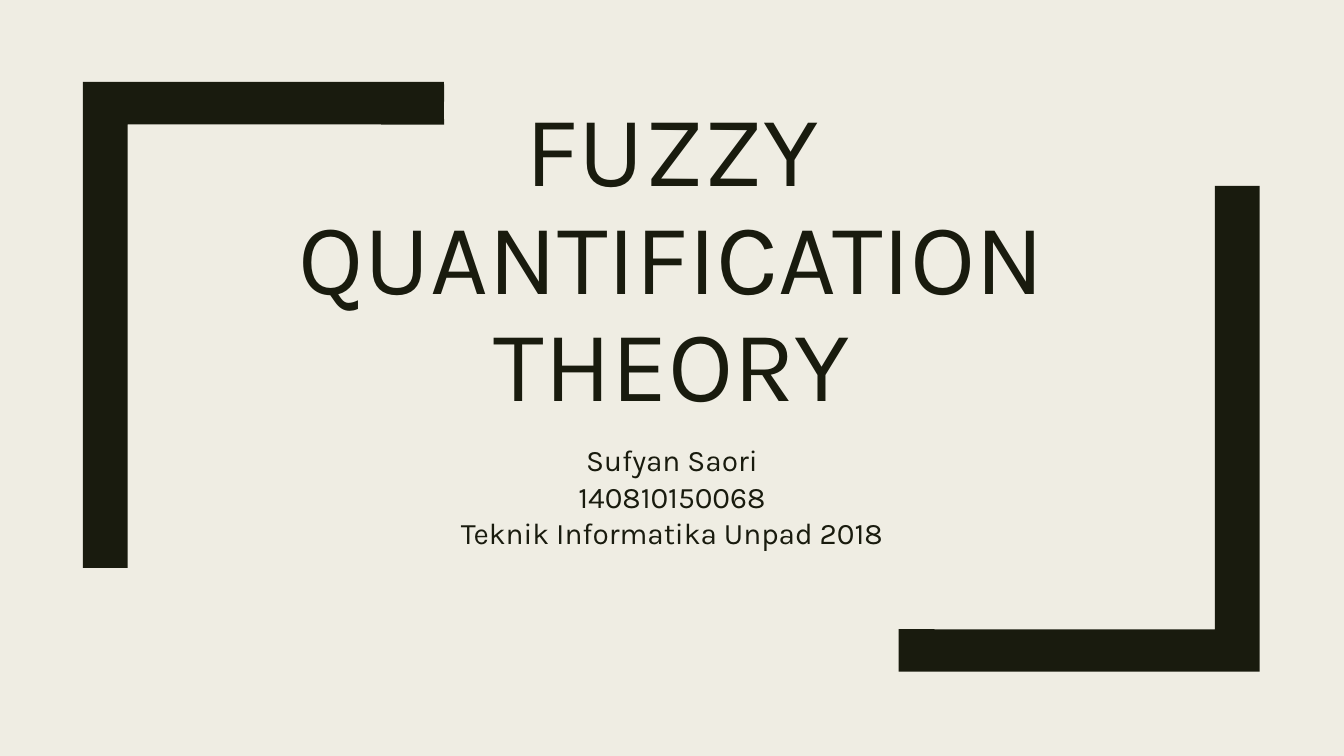
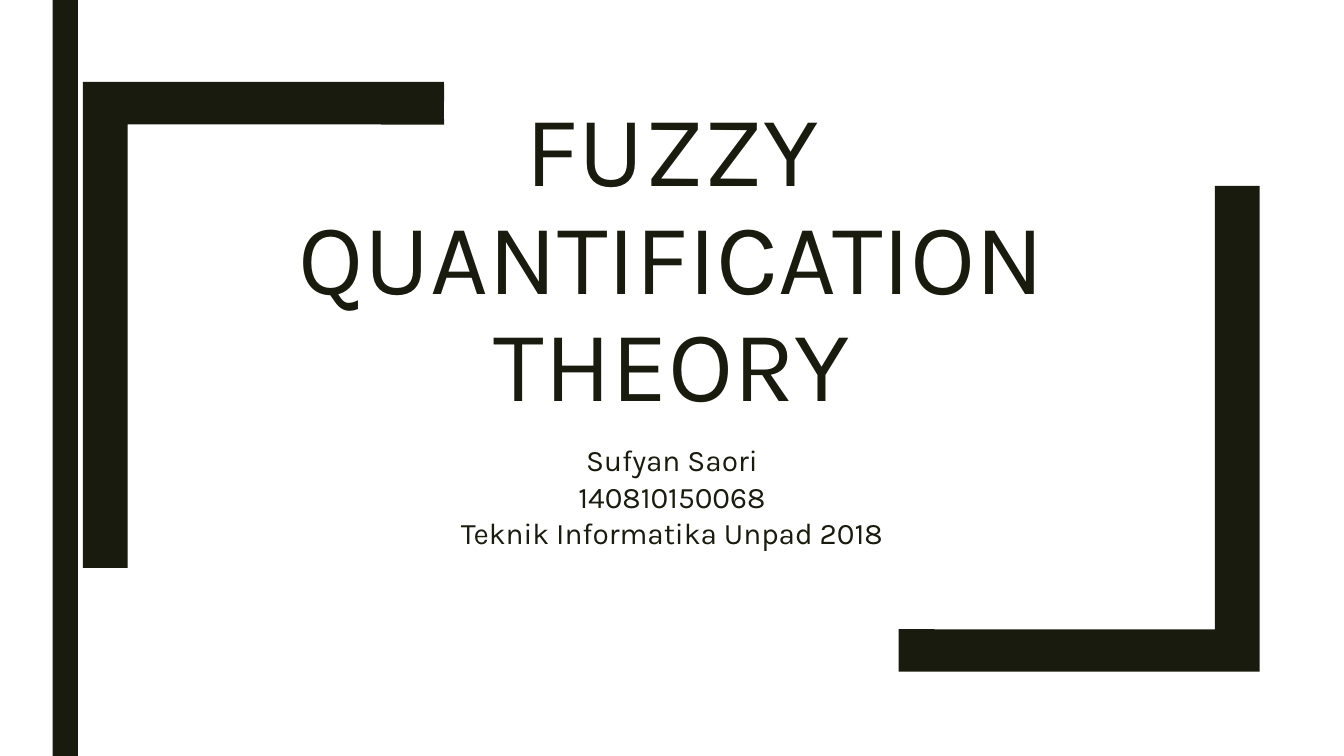
Before and after one commit to lol97/Puzzy, a slide deck: slide 1 of Fuzzy Quantification Theory.pptx. Drawn at 1344x756 pixels with LibreOffice and Linux fonts; fonts in the diff are those of the drawing. Boxes give left, top, right and bottom in pixels: in the first picture for what was removed or moved away, otherwise in the second. Text is boxed around its words. In the diff, an @@ line names an element or a change of style, - is before the commit and + after.

```diff
--- a/Fuzzy Quantification Theory.pptx
+++ b/Fuzzy Quantification Theory.pptx
@@ background #EFEDE3 to #FFFFFF @@
@@ rectangle added at [52, 0, 78, 756], fill #191B0E @@
```
Also in this commit, not shown: 17 other slides changed, 19 slides added, 6 other files.
